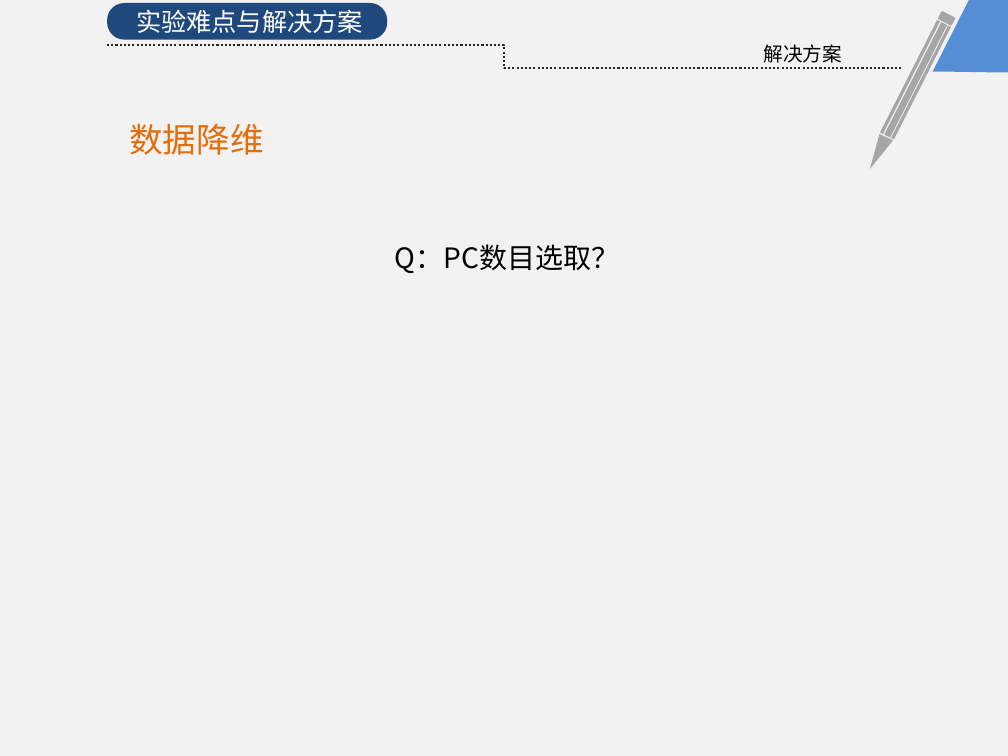
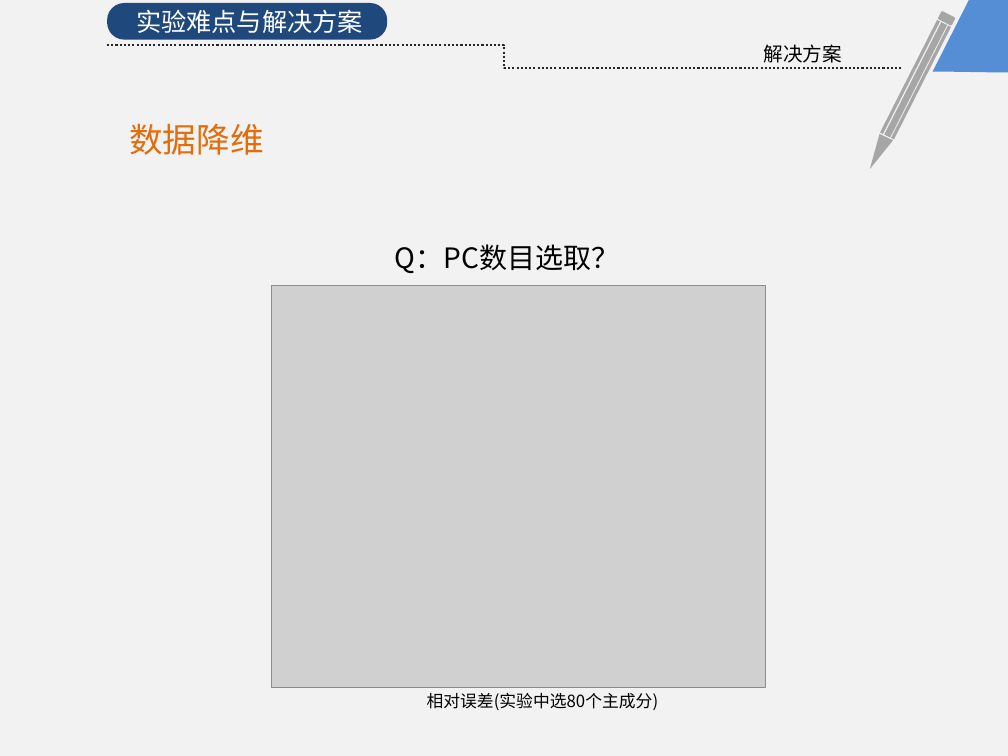
Before and after one commit to KrisCheng/GraduationDesign, a slide deck: slide 12 of FinalPaper/毕业答辩.pptx. Drawn at 1008x756 pixels with LibreOffice and Linux fonts; fonts in the diff are those of the drawing; grey boxes stand for pictures. Boxes give left, top, right and bottom in pixels: in the first picture for what was removed or moved away, otherwise in the second. Text is boxed around its words. In the diff, an @@ line names an element or a change of style, - is before the commit and + after.

```diff
--- a/FinalPaper/毕业答辩.pptx
+++ b/FinalPaper/毕业答辩.pptx
@@ picture added at box(271, 286, 765, 688) @@
@@ text added at box(427, 693, 659, 710), 12 pt, text #000000 @@
+相对误差(实验中选80个主成分)
```
Also in this commit, not shown: 4 other slides changed, 1 other file.
